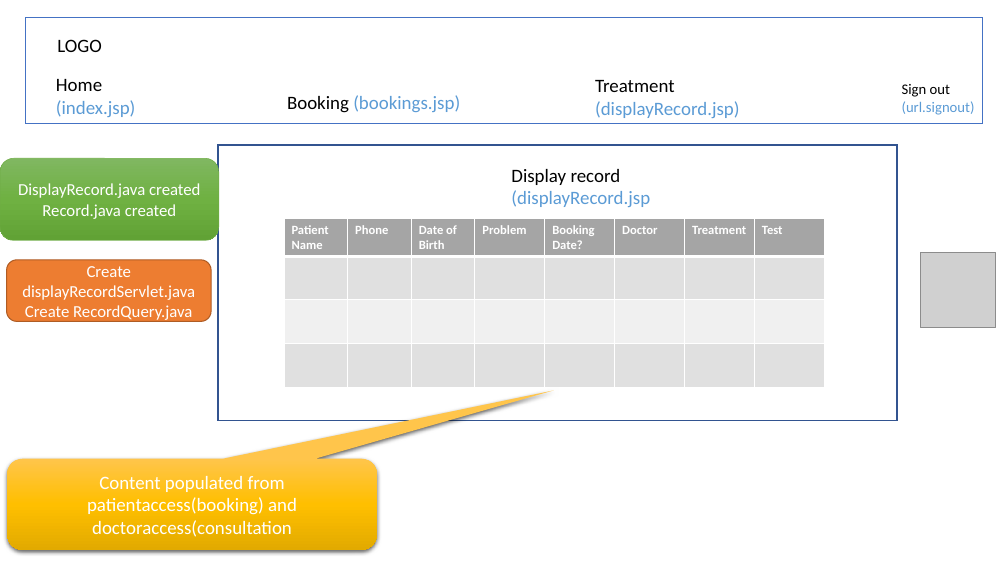
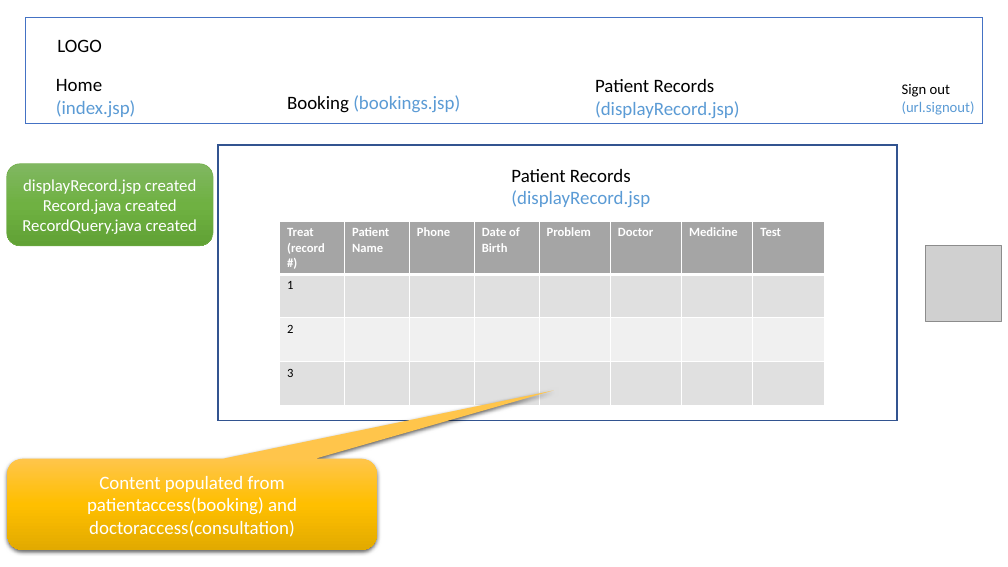
Before and after one commit to aaliceinw/ttagn2, a slide deck: slide 11 of Hospital Management Designv2.pptx. Drawn at 1008x567 pixels with LibreOffice and Linux fonts; fonts in the diff are those of the drawing; grey boxes stand for pictures. Boxes give left, top, right and bottom in pixels: in the first picture for what was removed or moved away, otherwise in the second. Text is boxed around its words. In the diff, an @@ line names an element or a change of style, - is before the commit and + after.

Commit message:
Hospital GN2 Entire Project Update
Entire project including all updates to date in zip folder

```diff
--- a/Hospital Management Designv2.pptx
+++ b/Hospital Management Designv2.pptx
@@ text at [595,79,740,118]: text changed @@
-Treatment (displayRecord.jsp)
+Patient Records (displayRecord.jsp)
@@ rounded rectangle "displayRecord.jsp created": place and size @@
-rounded rectangle "displayRecord.jsp created" at [0,158,219,240]
+rounded rectangle "displayRecord.jsp created" at [7,163,213,246]
@@ text in rounded rectangle at [23,179,196,194]: text changed @@
-DisplayRecord.java created
+displayRecord.jsp created
@@ text at [511,169,631,182]: text changed @@
-Display record
+Patient Records
@@ text in rounded rectangle at [22,219,197,234]: paragraph added @@
+RecordQuery.java created
@@ table at [280,222,824,405] @@
-row 1: Patient Name | Phone | Date of Birth | Problem | Booking Date? | Doctor | Treatment | Test
+row 1: Treat / (record #) | Patient Name | Phone | Date of Birth | Problem | Doctor | Medicine | Test
-row 2, column 1: 
+row 2, column 1: 1
-row 3, column 1: 
+row 3, column 1: 2
-row 4, column 1: 
+row 4, column 1: 3
@@ table: place and size @@
-table at [284,219,823,387]
+table at [280,222,824,405]
@@ rounded rectangle removed at [7,260,211,321] @@
-Create displayRecordServlet.java
-Create RecordQuery.java
@@ picture: place and size @@
-picture at [920,252,996,327]
+picture at [926,246,1002,321]
@@ text in rounded speech box at [87,476,297,537]: text changed @@
-Content populated from patientaccess(booking) and doctoraccess(consultation
+Content populated from patientaccess(booking) and doctoraccess(consultation)
```
Also in this commit, not shown: 5 other slides changed, 1 other file.
